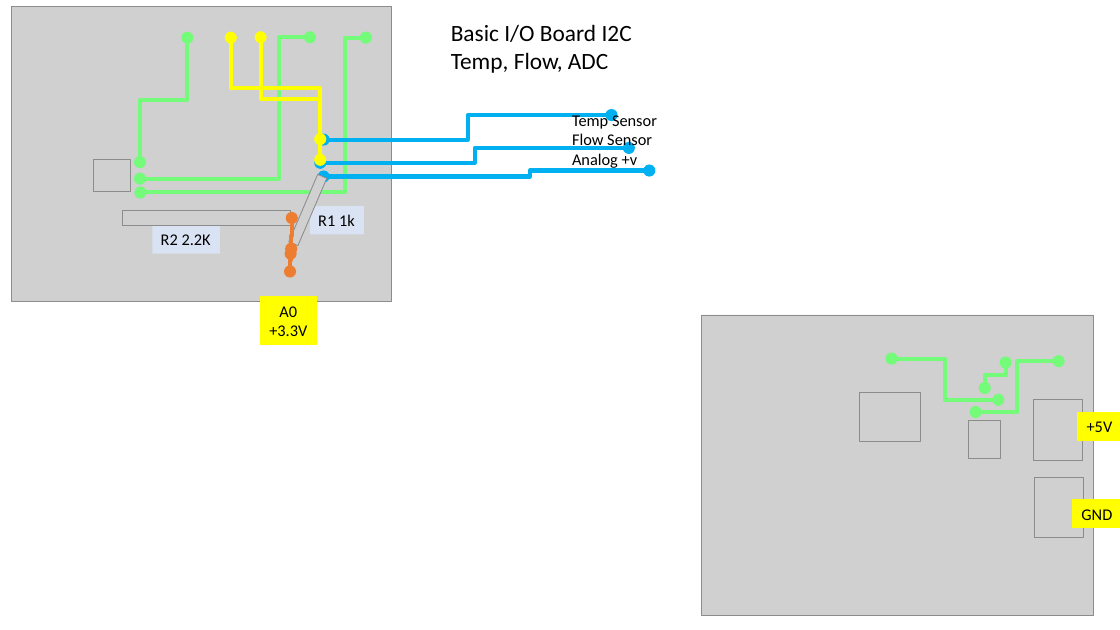
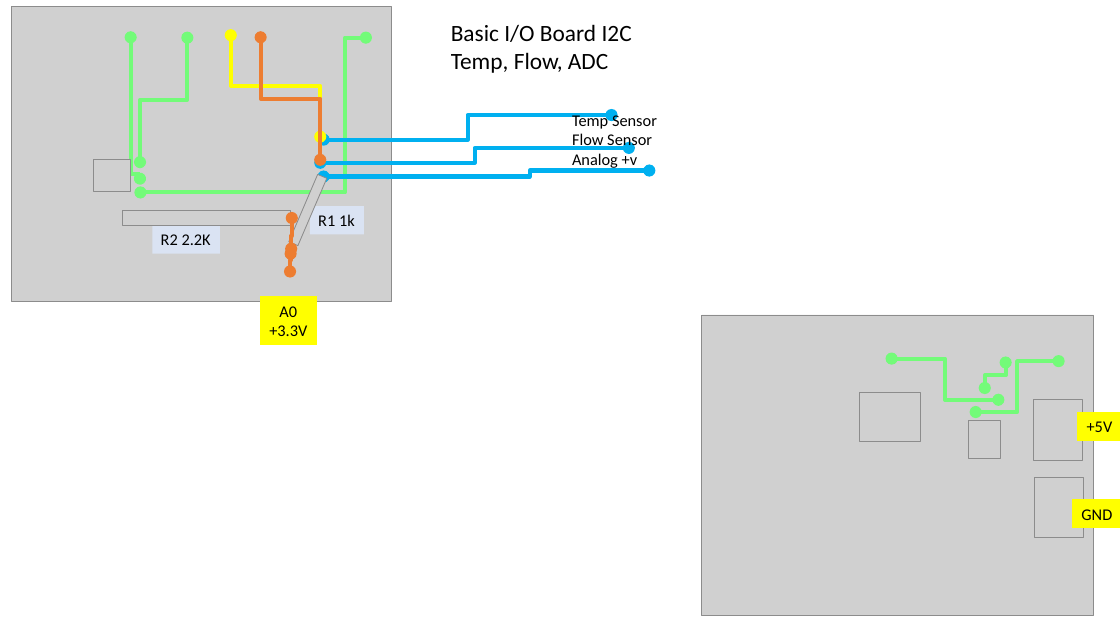
Before and after one commit to whitejv/MilanoWaterProject, a slide deck: slide 4 of MWP.pptx. Drawn at 1120x630 pixels with LibreOffice and Linux fonts; fonts in the diff are those of the drawing; grey boxes stand for pictures. Boxes give left, top, right and bottom in pixels: in the first picture for what was removed or moved away, otherwise in the second. Text is boxed around its words. In the diff, an @@ line names an element or a change of style, - is before the commit and + after.

```diff
--- a/MWP.pptx
+++ b/MWP.pptx
@@ elbow double arrow moved from (140, 179) - (310, 37) to (140, 179) - (131, 37) @@
@@ elbow double arrow (320, 137) - (231, 35): route changed @@
@@ elbow double arrow (320, 160) - (260, 37): stroke #FFFF00 3.5 pt to #ED7D31 3.5 pt @@
```
Also in this commit, not shown: 1 other slide changed, 5 other files.
